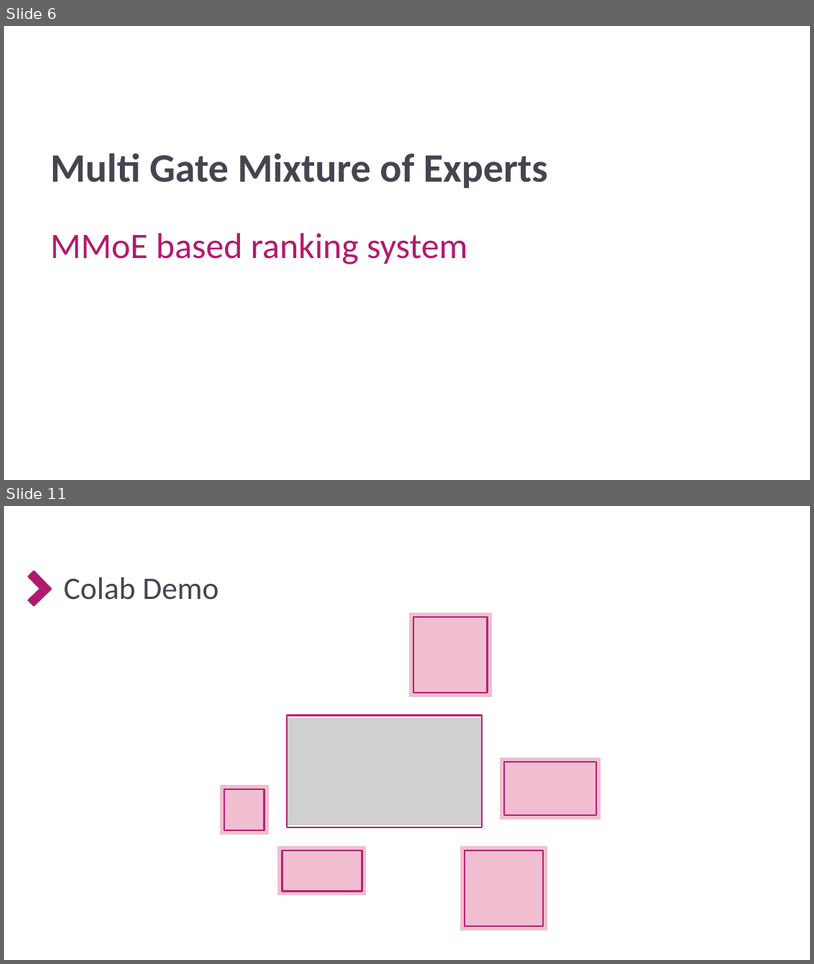
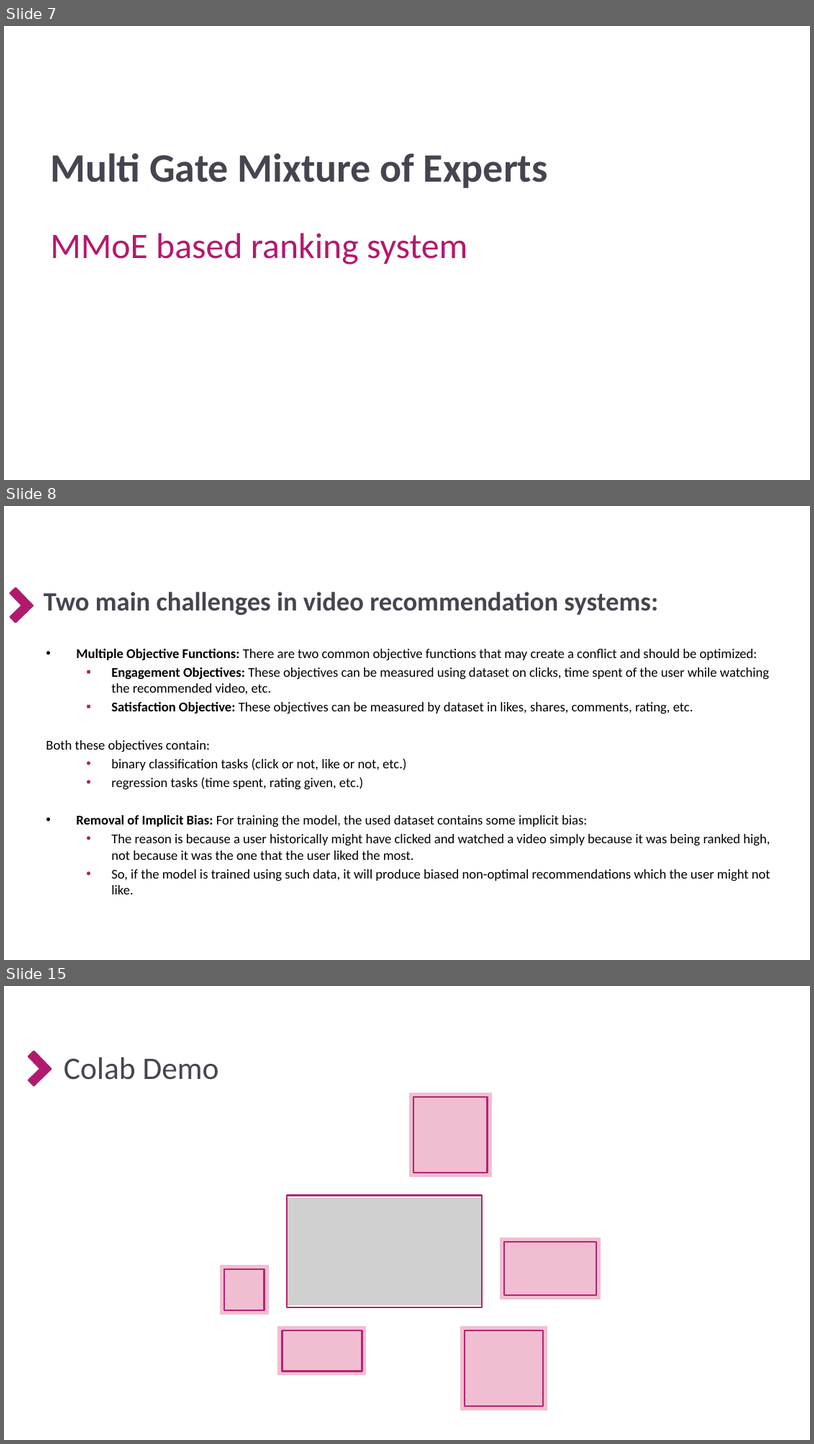
Before and after one commit to GPSV-Project/Recommendation_System, a slide deck: 3- Presentation/Recommendation Engine Project using MMoE.pptx. Shown one above the other, each under a label of ours: slides 6 and 11 before the commit, slides 7, 8 and 15 after it; the slides between them are not shown. The pictures are 814x964 and 814x1444 pixels, drawn with LibreOffice and Linux fonts; fonts in the diff are those of the drawing; grey boxes stand for pictures; background and template pictures are left out. Boxes give left, top, right and bottom in pixels: in the first picture for what was removed or moved away, otherwise in the second. Text is boxed around its words. In the diff, an @@ line names an element or a change of style, - is before the commit and + after.

```diff
--- a/3- Presentation/Recommendation Engine Project using MMoE.pptx
+++ b/3- Presentation/Recommendation Engine Project using MMoE.pptx
@@ slide 8 added at <box>4,506,810,960</box>, background picture (left out) @@
@@ corner added at <box>4,588,33,623</box>, fill #B4186E, outline #A8216B 2 pt @@
@@ text added at <box>44,592,658,615</box>, 31.4 pt, text #454551, bold @@
+Two main challenges in video recommendation systems:
@@ text added at <box>46,649,771,894</box>, 16 pt, text #000000 @@
+• Multiple Objective Functions: There are two common objective functions that may create a conflict and should be optimized:
+  ▪ Engagement Objectives: These objectives can be measured using dataset on clicks, time spent of the user while watching the recommended video, etc.
+  ▪ Satisfaction Objective: These objectives can be measured by dataset in likes, shares, comments, rating, etc.
+Both these objectives contain:
+  • binary classification tasks (click or not, like or not, etc.)
+  • regression tasks (time spent, rating given, etc.)
+• Removal of Implicit Bias: For training the model, the used dataset contains some implicit bias:
+  • The reason is because a user historically might have clicked and watched a video simply because it was being ranked high, not because it was the one that the user liked the most.
+  • So, if the model is trained using such data, it will produce biased non-optimal recommendations which the user might not like.
@@ what was slide 6 is now slide 7 @@
@@ what was slide 11 is now slide 15 @@
```
Also in this commit, not shown: 9 slides changed, 4 other slides added, 11 other files.
